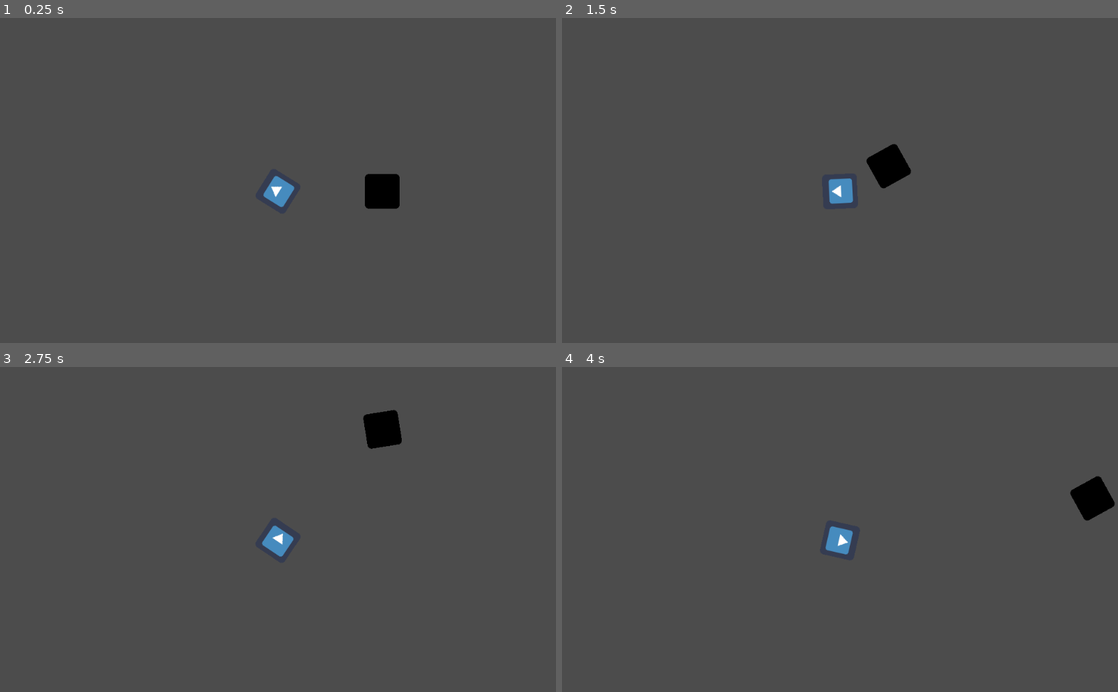
Above: before the commit, frames 1-4 (two rows, left to right).
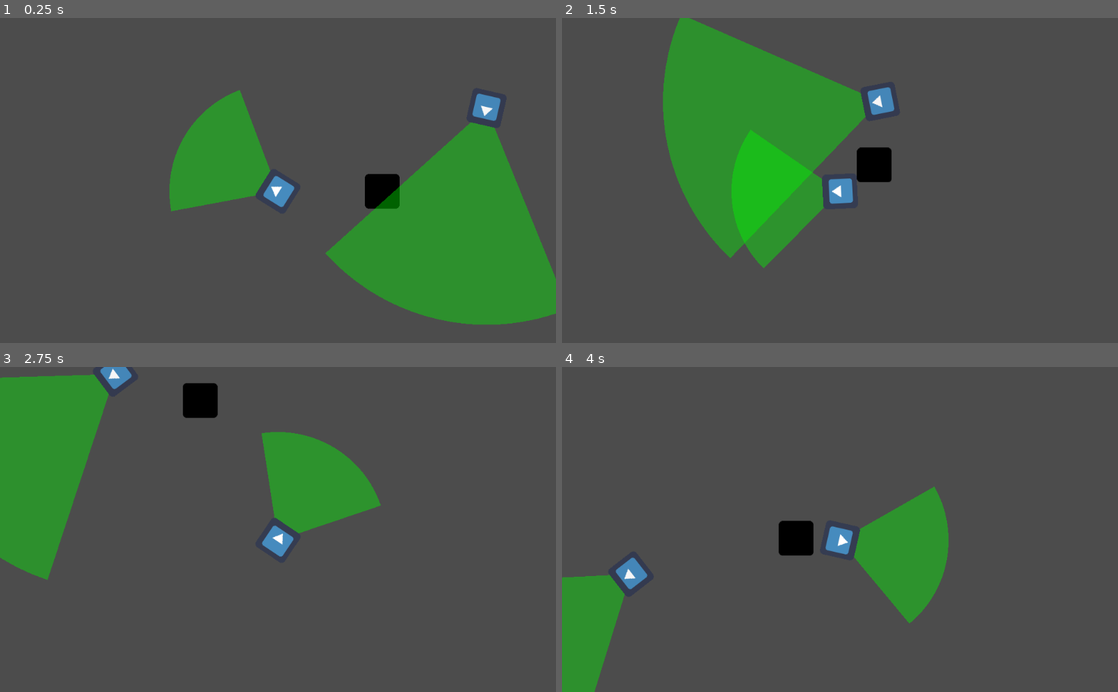
Above: after the commit, the same moments.

Repository: satchpuri/Godot_Engine_Jam
Game: Godot game, scene res://Scenes/PlayerEnemy.tscn
Same seed, same stepped clock (60 frames per second), same inputs: the game is played once before the commit and once after it. The engine's default icon, where the game draws it, is replaced by a stand-in: a white triangle on a blue panel in a dark square.
Inputs (mouse positions are in pixels of both pictures, inside the frame that each line leads up to):
- Up to frame 1 (0.25 s): no input
- Up to frame 2 (1.5 s): move the mouse to (962, 164) at 0.52 s; hold Right (ui_right) 0.53-1.28 s; move the mouse to (728, 196) at 1.27 s; hold Down (ui_down) from 1.28 s (still down)
- Up to frame 3 (2.75 s): move the mouse to (333, 458) at 2.02 s; release Down (ui_down) at 2.03 s; hold Right (ui_right) from 2.03 s (still down)
- Up to frame 4 (4 s): move the mouse to (812, 594) at 2.77 s; release Right (ui_right) at 2.78 s; hold Up (ui_up) 2.78-3.53 s; move the mouse to (1006, 578) at 3.52 s; hold Left (ui_left) from 3.53 s (still down)

The runs differ from the first frame. In frame 1, 20% of the frame differs, in the area x 30-100%, y 22-95%; in frame 2, 18%; in frame 3, 15%; in frame 4, 9.2%.

Commit message:
Enemy behavior [In Progress]

Diff:
--- /dev/null
+++ b/DetectionVisualizer.gd
@@ -0,0 +1,49 @@
+extends Node2D
+
+# GDquest colors
+var colors = {
+	WHITE = Color(1.0, 1.0, 1.0),
+	YELLOW = Color(1.0, .757, .027),
+	GREEN = Color(.282, .757, .255),
+	BLUE = Color(.098, .463, .824),
+	PINK = Color(.914, .118, .388)
+}
+
+const WIDTH = 4
+
+const MUL = 80
+
+var parent = null
+
+
+func _ready():
+	parent = get_parent()
+	set_fixed_process(true)
+	update()
+
+
+func _draw():
+	draw_vector(parent.direction, Vector2(), colors['GREEN'])
+
+
+func draw_vector(vector, offset, _color):
+	if vector == Vector2():
+		return
+	draw_line(offset * MUL, vector * MUL, _color, WIDTH)
+
+	var dir = vector.normalized()
+	draw_triangle_equilateral(vector * MUL, dir, 10, _color)
+	draw_circle(offset, 6, _color)
+
+
+func draw_triangle_equilateral(center=Vector2(), direction=Vector2(), radius=50, _color=WHITE):
+	var point_1 = center + direction * radius
+	var point_2 = center + direction.rotated(2*PI/3) * radius
+	var point_3 = center + direction.rotated(4*PI/3) * radius
+
+	var points = Vector2Array([point_1, point_2, point_3])
+	draw_polygon(points, ColorArray([_color]))
+
+
+func _physics_process(delta):
+	update()
--- a/Scenes/Camera.gd
+++ b/Scenes/Camera.gd
@@ -6,7 +6,6 @@
 onready var last_player_pos = player.position
 
 func _ready():
-
 	pass
 
 func _on_Player_move():
@@ -15,5 +14,4 @@
 	var canvas_transform = get_viewport().get_canvas_transform()
 	canvas_transform[2] += player_offset
 	get_viewport().set_canvas_transform(canvas_transform)
-	print("Update Camera")
 	pass
--- /dev/null
+++ b/Scenes/Enemy.gd
@@ -0,0 +1,80 @@
+extends KinematicBody2D
+
+const RED = Color(1.0, 0, 0, 0.4)
+const GREEN = Color(0, 1.0, 0, 0.4)
+enum EnemyState {
+	Patrol,
+	Alert,
+	Attack
+}
+
+var state = EnemyState.Patrol
+var draw_color = GREEN
+const DETECT_RADIUS = 400
+const FOV = 70
+var angle = -90
+var currrentDirection = Vector2()
+
+onready var nav = get_parent().get_node("Navigation2D")
+onready var target = get_parent().get_node("Target")
+onready var player = get_parent().get_node("Player")
+var path = []
+
+func _ready():
+	pass
+
+func _process(delta):
+	update_state()
+	if(state == EnemyState.Patrol):
+		go_to_target(target,delta)	# go to next patrol position
+	elif state==EnemyState.Alert:
+		go_to_target(player,delta)
+	pass
+
+func update_state():
+	var playerDirection = (player.position - position).normalized()
+	var angleBetween = rad2deg(currrentDirection.angle_to(playerDirection));
+
+	if position.distance_to(player.position)<DETECT_RADIUS && abs(angleBetween) < FOV/2:
+		draw_color = RED
+		state = EnemyState.Alert
+		update()
+	else:
+		draw_color = GREEN
+		state = EnemyState.Patrol
+		update()
+	pass
+
+func recalculate_path(target):
+	path = nav.get_simple_path(position,target.position)
+
+#Calculates path to target and moves towards target
+func go_to_target(target, delta):
+	if(path.size()==0):
+		path = nav.get_simple_path(position,target.position)
+	else:
+		var d = position.distance_to(path[0])
+		if d>2:
+			position = position.linear_interpolate(path[0], 150*delta/d)
+			var dir = (path[0] - position).normalized()
+			currrentDirection = dir
+			rotation_degrees = lerp(rotation_degrees, 90 + rad2deg(dir.angle()), 0.1)
+		else:
+			path.remove(0)
+	pass
+
+func _draw():
+	print(draw_color)
+	draw_circle_arc_poly(Vector2(), DETECT_RADIUS,  angle - FOV/2, angle + FOV/2, draw_color)
+	pass
+
+func draw_circle_arc_poly(center, radius, angle_from, angle_to, color):
+    var nb_points = 32
+    var points_arc = PoolVector2Array()
+    points_arc.push_back(center)
+    var colors = PoolColorArray([color])
+
+    for i in range(nb_points+1):
+        var angle_point = angle_from + i*(angle_to-angle_from)/nb_points
+        points_arc.push_back(center + Vector2( cos( deg2rad(angle_point) ), sin( deg2rad(angle_point) ) ) * radius)
+    draw_polygon(points_arc, colors)
--- a/Scenes/Player.gd
+++ b/Scenes/Player.gd
@@ -4,12 +4,20 @@
 # var a = 2
 # var b = "textvar"
 
-const MAX_SPEED = 200
+const MAX_SPEED = 300
 const ACCELERATION = 50
-
 var motion = Vector2()
 var dir = Vector2()
 const UP = Vector2(0,0)
+
+const RED = Color(1.0, 0, 0, 0.4)
+const GREEN = Color(0, 1.0, 0, 0.4)
+
+var draw_color = GREEN
+
+const DETECT_RADIUS = 200
+const FOV = 80
+var angle = 90
 
 signal move
 
@@ -29,16 +37,34 @@
 	elif Input.is_action_pressed("ui_down"):
 		motion.y = min(motion.y + ACCELERATION, MAX_SPEED)
 	else:
-		motion.y = lerp(motion.y,0,0.2)
+		motion.y = lerp(motion.y,0,0.1)
 
 	if Input.is_action_pressed("ui_left"):
 		motion.x = max(motion.x - ACCELERATION, -MAX_SPEED)
 	elif Input.is_action_pressed("ui_right"):
 		motion.x = min(motion.x + ACCELERATION, MAX_SPEED)
 	else:
-		motion.x = lerp(motion.x,0,0.2)
-	dir = (get_local_mouse_position() - position).normalized()
+		motion.x = lerp(motion.x,0,0.1)
+	dir = (get_global_mouse_position() - position).normalized()
+	angle = dir.angle()#90 - rad2deg(dir.angle())
 	look_at(get_global_mouse_position())
 	move_and_slide(motion)
 	emit_signal("move")
+
 	pass
+
+
+func _draw():
+	draw_circle_arc_poly(Vector2(), DETECT_RADIUS,  angle - FOV/2, angle + FOV/2, draw_color)
+	pass
+
+func draw_circle_arc_poly(center, radius, angle_from, angle_to, color):
+    var nb_points = 32
+    var points_arc = PoolVector2Array()
+    points_arc.push_back(center)
+    var colors = PoolColorArray([color])
+
+    for i in range(nb_points+1):
+        var angle_point = angle_from + i*(angle_to-angle_from)/nb_points
+        points_arc.push_back(center + Vector2( cos( deg2rad(angle_point) ), sin( deg2rad(angle_point) ) ) * radius)
+    draw_polygon(points_arc, colors)
--- a/Scenes/PlayerEnemy.tscn
+++ b/Scenes/PlayerEnemy.tscn
@@ -1,8 +1,9 @@
-[gd_scene load_steps=6 format=2]
+[gd_scene load_steps=8 format=2]
 
 [ext_resource path="res://Scenes/Camera.gd" type="Script" id=1]
 [ext_resource path="res://Scenes/Player.gd" type="Script" id=2]
 [ext_resource path="res://icon.png" type="Texture" id=3]
+[ext_resource path="res://Scenes/Enemy.gd" type="Script" id=4]
 
 [sub_resource type="RectangleShape2D" id=1]
 
@@ -14,19 +15,27 @@
 custom_solver_bias = 0.0
 extents = Vector2( 32, 32 )
 
+[sub_resource type="NavigationPolygon" id=3]
+
+vertices = PoolVector2Array( 800, 416, 1024, 608, 0, 608, 608, 416, 1024, 0, 800, 224, 0, 0, 608, 224 )
+polygons = [ PoolIntArray( 0, 1, 2, 3 ), PoolIntArray( 4, 1, 0, 5 ), PoolIntArray( 6, 4, 5, 7 ), PoolIntArray( 2, 6, 7, 3 ) ]
+outlines = [ PoolVector2Array( 1024, 0, 1024, 608, 0, 608, 0, 0 ), PoolVector2Array( 608, 224, 800, 224, 800, 416, 608, 416 ) ]
+_sections_unfolded = [ "Resource" ]
+
 [node name="World" type="Node" index="0"]
 
 script = ExtResource( 1 )
 
 [node name="Player" type="KinematicBody2D" parent="." index="0"]
 
+editor/display_folded = true
 position = Vector2( 512, 320 )
 input_pickable = false
 collision_layer = 1
 collision_mask = 1
 collision/safe_margin = 0.08
 script = ExtResource( 2 )
-_sections_unfolded = [ "Transform" ]
+_sections_unfolded = [ "Visibility" ]
 __meta__ = {
 "_edit_group_": true
 }
@@ -48,7 +57,7 @@
 input_pickable = false
 collision_layer = 1
 collision_mask = 1
-mode = 0
+mode = 1
 mass = 1.0
 friction = 1.0
 bounce = 0.0
@@ -75,6 +84,44 @@
 
 [node name="CollisionShape2D" type="CollisionShape2D" parent="RigidBody2D" index="1"]
 
+visible = false
 shape = SubResource( 2 )
 
+[node name="Enemy" type="KinematicBody2D" parent="." index="2"]
+
+modulate = Color( 0.964844, 0.964844, 0.964844, 1 )
+position = Vector2( 928, 160 )
+input_pickable = false
+collision_layer = 1
+collision_mask = 1
+collision/safe_margin = 0.08
+script = ExtResource( 4 )
+_sections_unfolded = [ "Visibility" ]
+__meta__ = {
+"_edit_group_": true
+}
+
+[node name="Sprite" type="Sprite" parent="Enemy" index="0"]
+
+texture = ExtResource( 3 )
+_sections_unfolded = [ "Visibility" ]
+
+[node name="CollisionShape2D" type="CollisionShape2D" parent="Enemy" index="1"]
+
+shape = SubResource( 1 )
+
+[node name="Navigation2D" type="Navigation2D" parent="." index="3"]
+
+editor/display_folded = true
+visible = false
+
+[node name="NavigationPolygonInstance" type="NavigationPolygonInstance" parent="Navigation2D" index="0"]
+
+navpoly = SubResource( 3 )
+enabled = true
+
+[node name="Target" type="Node2D" parent="." index="4"]
+
+position = Vector2( 320, 448 )
+
 [connection signal="move" from="Player" to="." method="_on_Player_move"]
